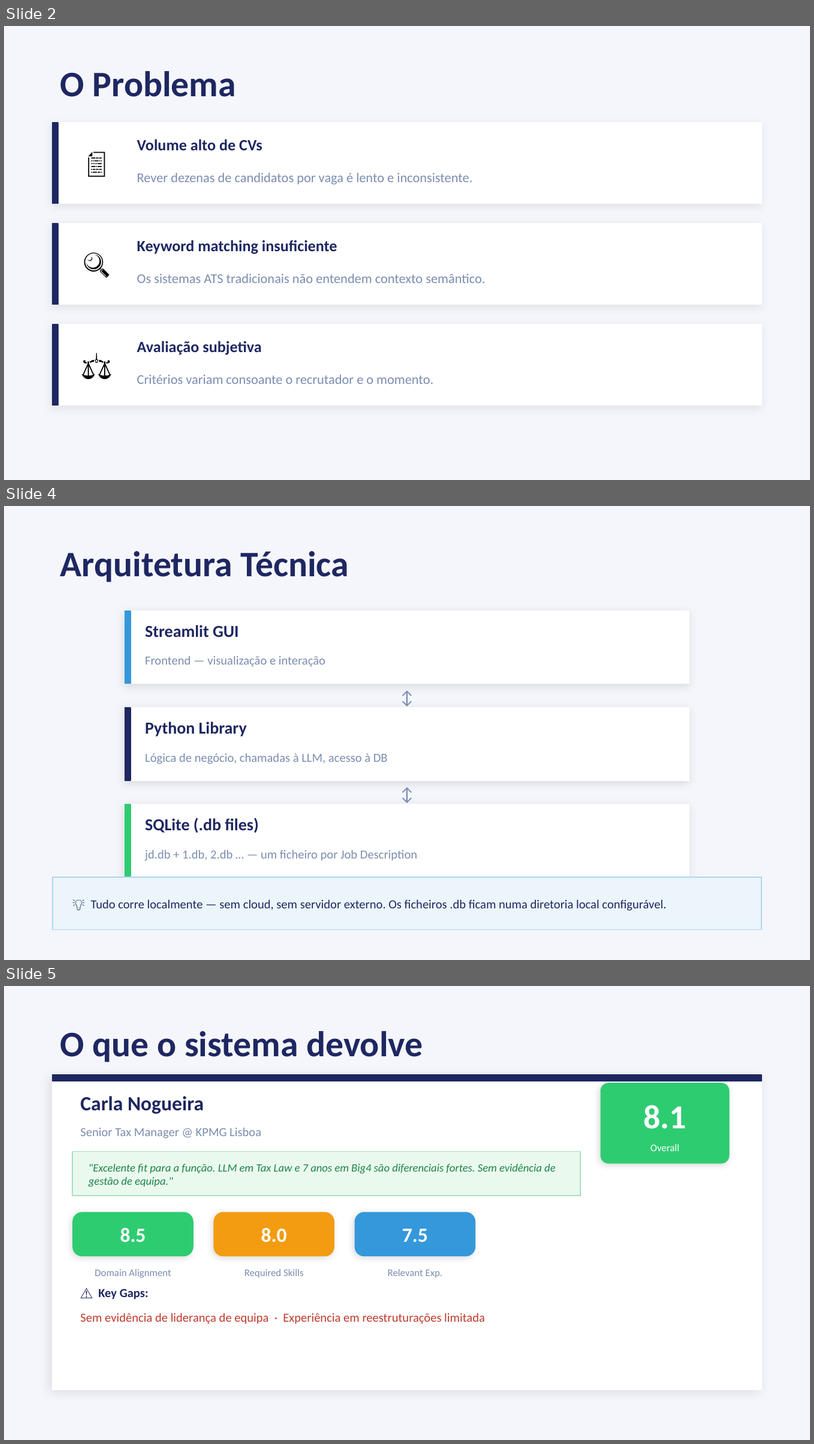
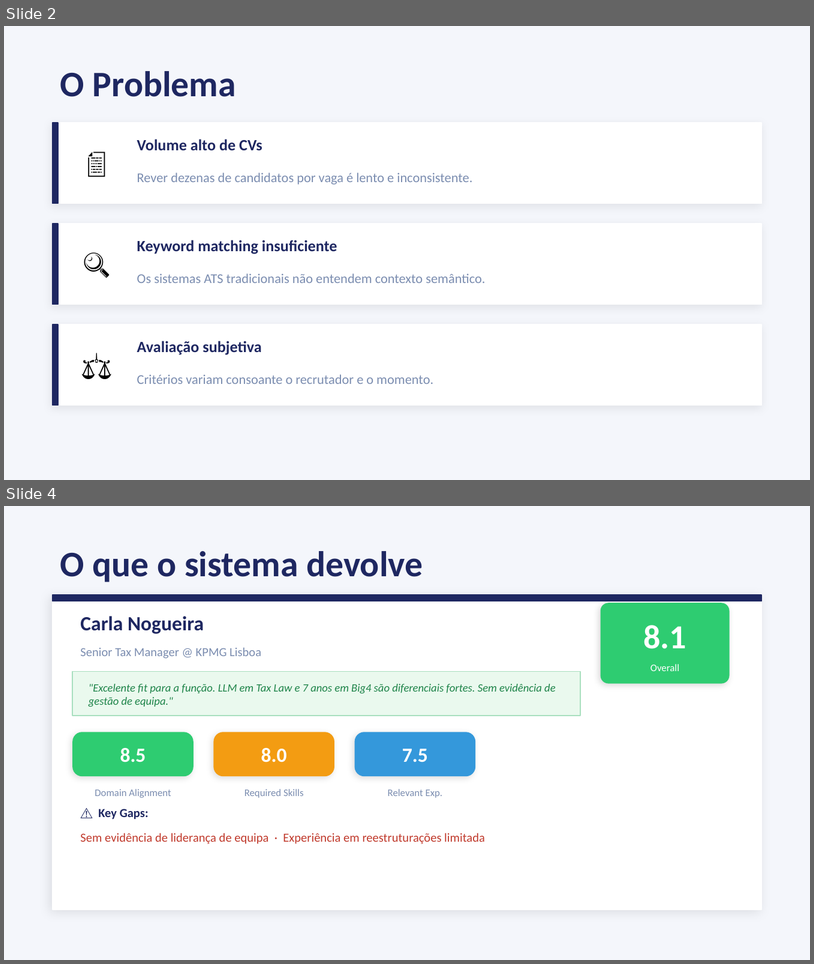
Before and after one commit to Diogo-Alex-Castanheira/CV-Agent, a slide deck: cv_matcher_presentation.pptx. Shown one above the other, each under a label of ours: slides 2, 4 and 5 before the commit, slides 2 and 4 after it; the slides between them are not shown. The pictures are 814x1444 and 814x964 pixels, drawn with LibreOffice and Linux fonts; fonts in the diff are those of the drawing. Boxes give left, top, right and bottom in pixels: in the first picture for what was removed or moved away, otherwise in the second. Text is boxed around its words. In the diff, an @@ line names an element or a change of style, - is before the commit and + after.

```diff
--- a/cv_matcher_presentation.pptx
+++ b/cv_matcher_presentation.pptx
@@ slide 4 removed at [4,506,810,960], background #F4F6FB @@
@@ text removed at [60,551,349,582] @@
-Arquitetura Técnica
@@ rectangle removed at [125,611,689,684] @@
@@ rectangle removed at [125,611,131,684] @@
@@ text removed at [145,625,239,637] @@
-Streamlit GUI
@@ text removed at [145,656,326,667] @@
-Frontend — visualização e interação
@@ text removed at [383,684,431,709] @@
-↕
@@ rectangle removed at [125,708,689,780] @@
@@ rectangle removed at [125,708,131,780] @@
@@ text removed at [145,721,247,736] @@
-Python Library
@@ text removed at [145,753,388,764] @@
-Lógica de negócio, chamadas à LLM, acesso à DB
@@ text removed at [383,780,431,806] @@
-↕
@@ rectangle removed at [125,804,689,877] @@
@@ rectangle removed at [125,804,131,877] @@
@@ text removed at [145,817,258,832] @@
-SQLite (.db files)
@@ text removed at [145,850,417,861] @@
-jd.db + 1.db, 2.db … — um ficheiro por Job Description
@@ rectangle removed at [53,877,762,930] @@
@@ text removed at [91,899,666,910] @@
-💡 Tudo corre localmente — sem cloud, sem servidor externo. Os ficheiros .db ficam numa diretoria local configurável.
@@ what was slide 5 is now slide 4 @@
```
Also in this commit, not shown: 3 slides changed.
